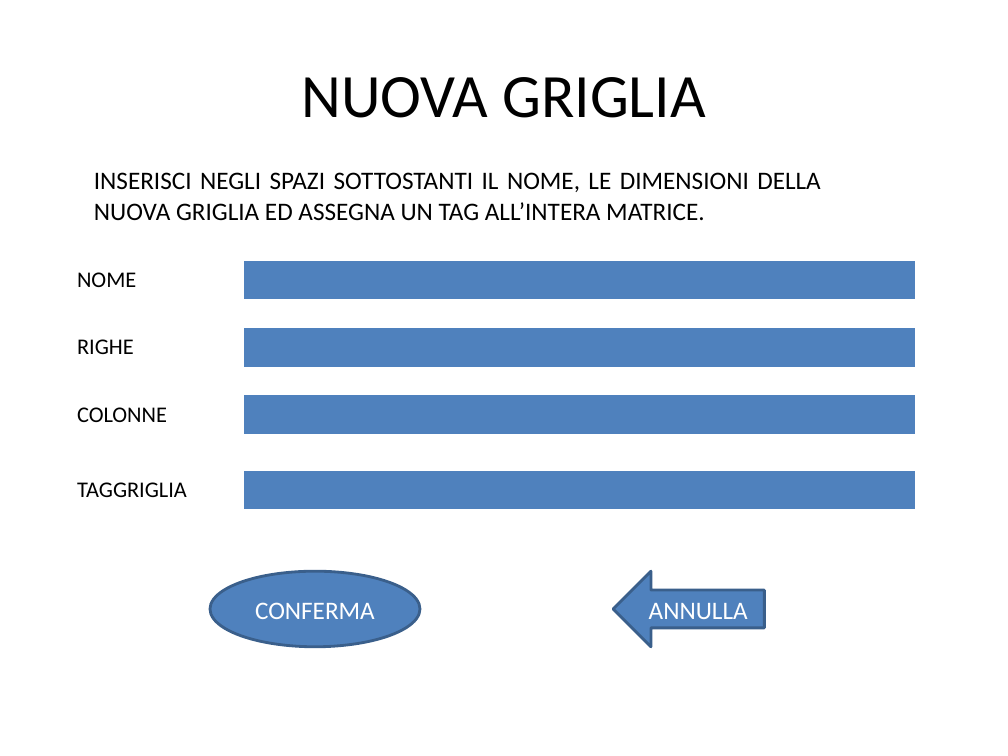
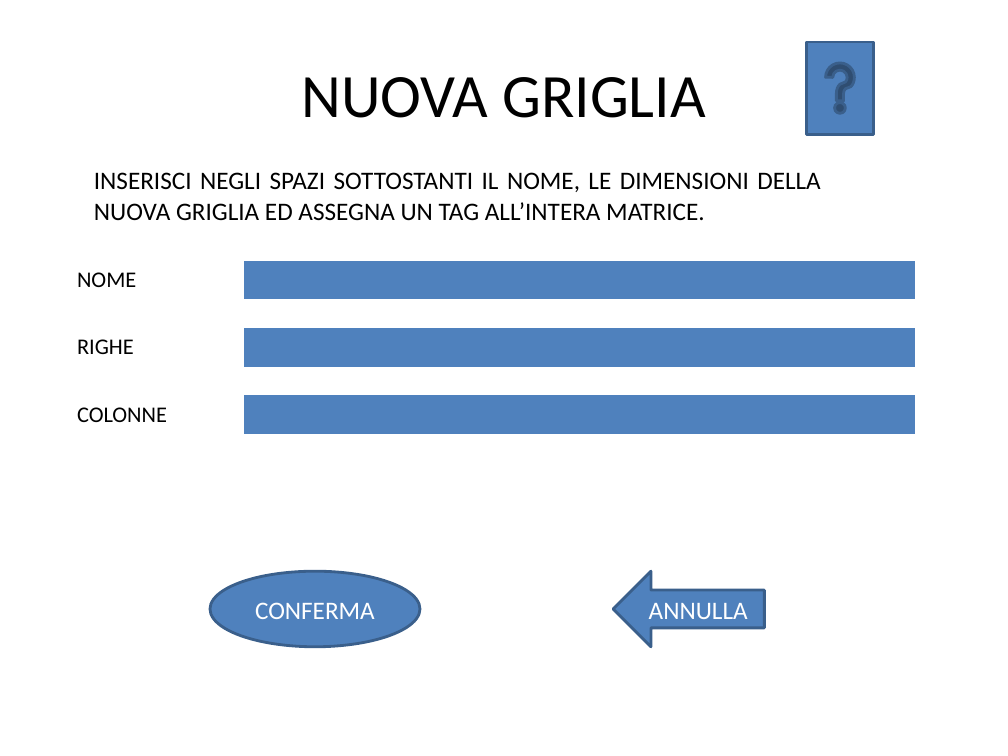
Before and after one commit to skimdz86/prototaips, a slide deck: slide 6 of Immagini/LABHCI-Pagine.pptx. Drawn at 1008x756 pixels with LibreOffice and Linux fonts; fonts in the diff are those of the drawing. Boxes give left, top, right and bottom in pixels: in the first picture for what was removed or moved away, otherwise in the second. Text is boxed around its words. In the diff, an @@ line names an element or a change of style, - is before the commit and + after.

```diff
--- a/Immagini/LABHCI-Pagine.pptx
+++ b/Immagini/LABHCI-Pagine.pptx
@@ action button help added at <box>806,42,874,135</box>, fill #4F81BD, outline #3A5F8C 2 pt @@
@@ table removed at <box>244,471,916,511</box>, 1 rows, 1 columns @@
-
@@ text removed at <box>77,482,187,497</box> @@
-TAGGRIGLIA
```
Also in this commit, not shown: 14 other slides changed, 4 slides added.
